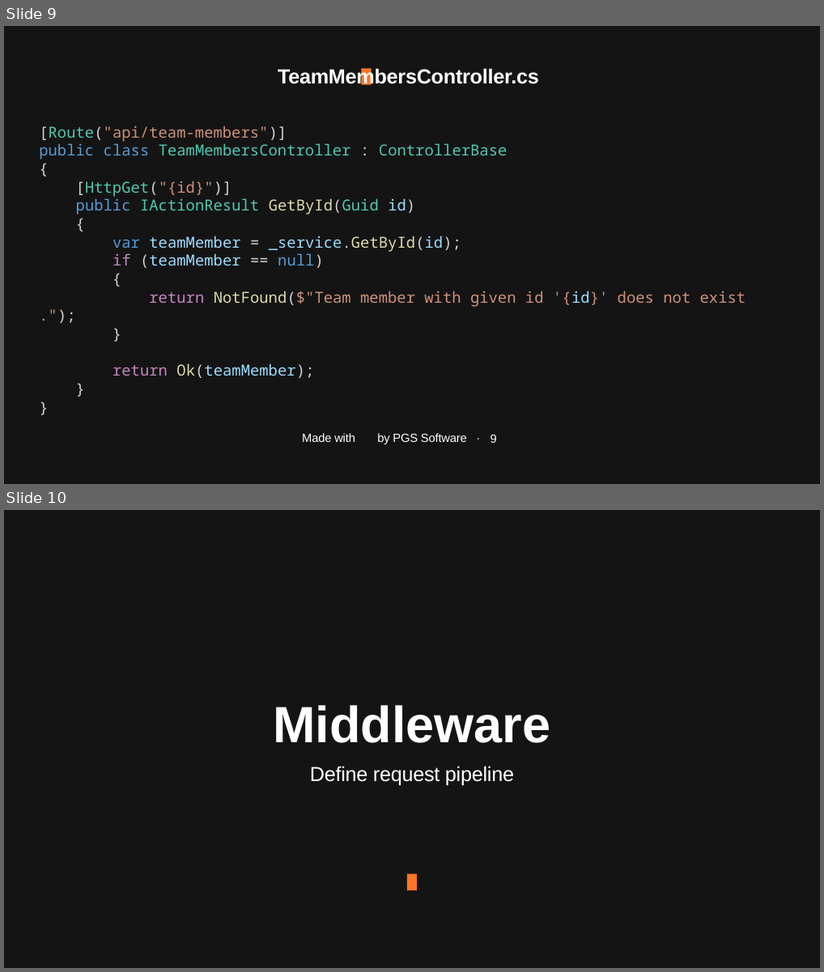
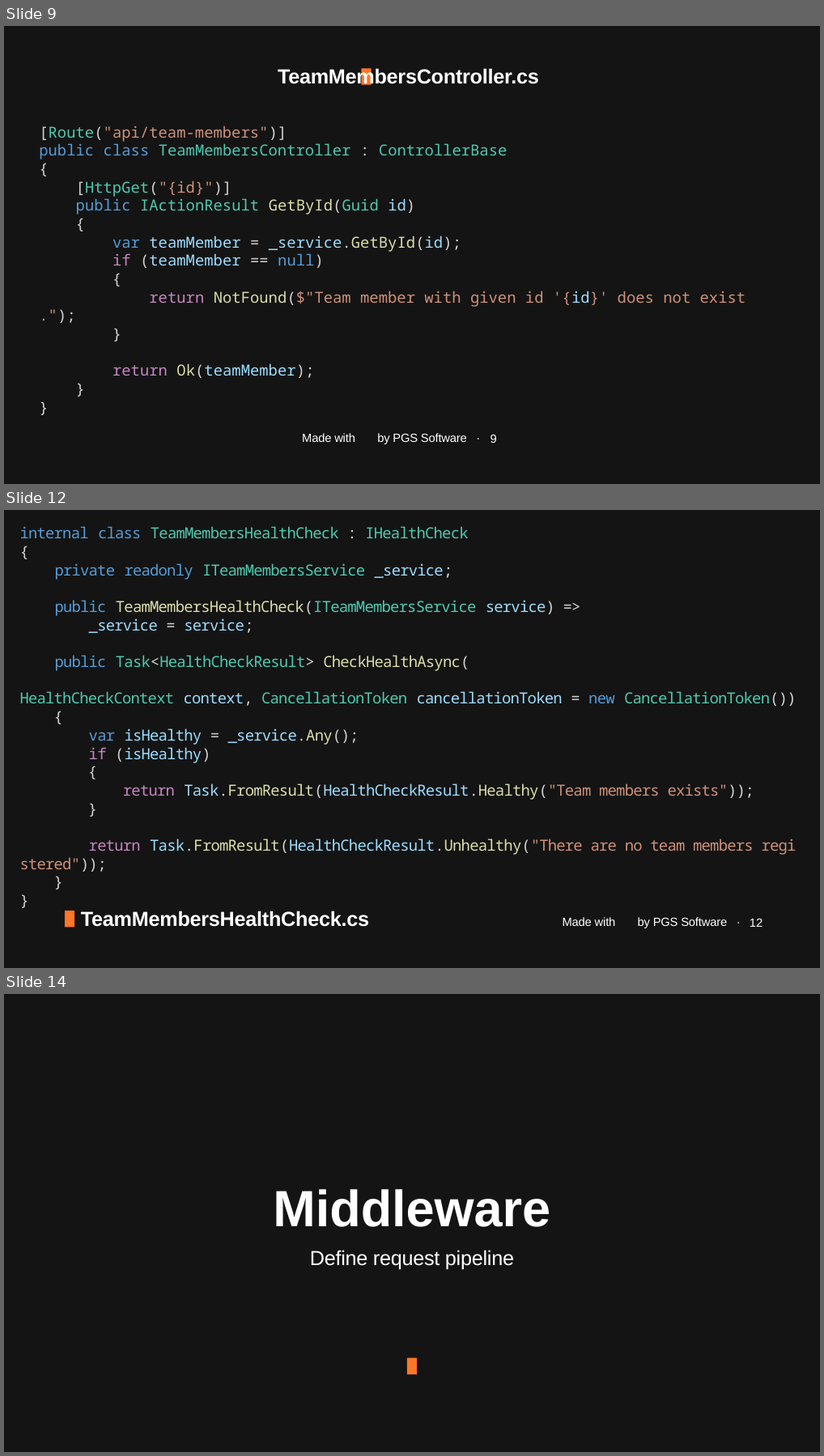
Before and after one commit to januszmarcinik/.NET-getting-started, a slide deck: PGS SharpDev.pptx. Shown one above the other, each under a label of ours: slides 9 and 10 before the commit, slides 9, 12 and 14 after it; the slides between them are not shown. The pictures are 824x972 and 824x1456 pixels, drawn with LibreOffice and Linux fonts; fonts in the diff are those of the drawing; background and template pictures are left out. Boxes give left, top, right and bottom in pixels: in the first picture for what was removed or moved away, otherwise in the second. Text is boxed around its words. In the diff, an @@ line names an element or a change of style, - is before the commit and + after.

Commit message:
Custom health check

```diff
--- a/PGS SharpDev.pptx
+++ b/PGS SharpDev.pptx
@@ slide 12 added at box(4, 510, 820, 968), background #141414 @@
@@ text added at box(20, 526, 797, 855), 36 pt, text #4EC9B0 @@
+internal class TeamMembersHealthCheck : IHealthCheck
+{
+private readonly ITeamMembersService _service;
+public TeamMembersHealthCheck(ITeamMembersService service) =>
+_service = service;
+public Task<HealthCheckResult> CheckHealthAsync(
+HealthCheckContext context, CancellationToken cancellationToken = new CancellationToken())
+{
+var isHealthy = _service.Any();
+if (isHealthy)
+{
+return Task.FromResult(HealthCheckResult.Healthy("Team members exists"));
+}
+return Task.FromResult(HealthCheckResult.Unhealthy("There are no team members registered"));
+}
+}
@@ rectangle added at box(65, 911, 74, 927), fill #FF7626 @@
@@ text added at box(81, 911, 369, 927), 48 pt, text #FFFFFF, bold @@
+TeamMembersHealthCheck.cs
@@ text added at box(563, 917, 727, 929), 28 pt, text #FFFFFF @@
+Made with by PGS Software ·
@@ page number added at box(750, 918, 763, 927), 28 pt, text #FFFFFF @@
+12
@@ what was slide 10 is now slide 14 @@
```
Also in this commit, not shown: 3 other slides added, 4 other files.
